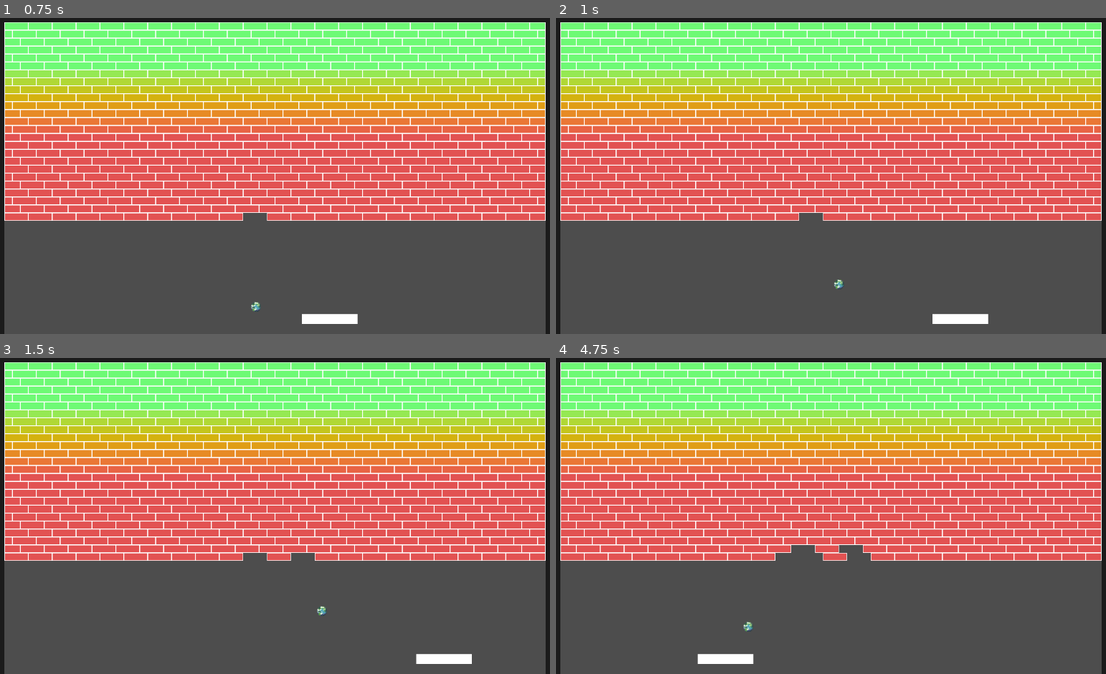
Above: before the commit, frames 1-4 (two rows, left to right).
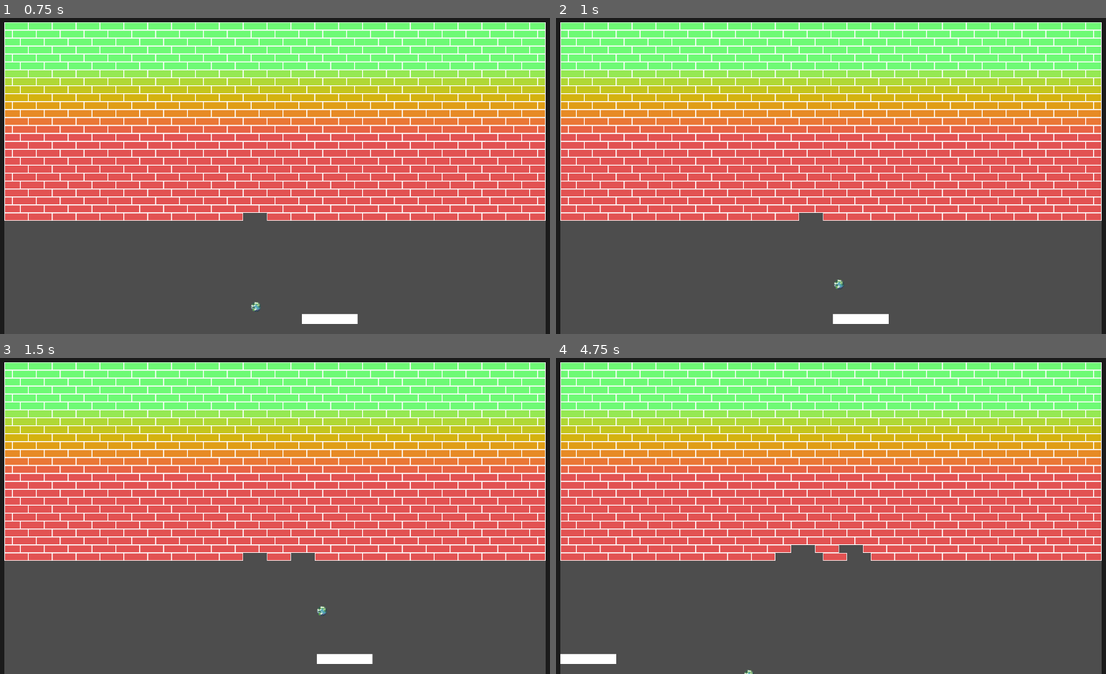
Above: after the commit, the same moments.

Repository: crhexa/breakout-bot
Game: Godot game, scene res://game/world.tscn
The game is run twice, just before and just after one commit, with the same random seed, the same clock (stepped at 60 frames per second) and the same inputs.
Inputs:
- Up to frame 1 (0.75 s): hold Right (move_right) from 0.53 s (still down)
- Up to frame 2 (1 s): keep holding Right (move_right)
- Up to frame 3 (1.5 s): release Right (move_right) at 1.28 s; hold Left (move_left) from 1.28 s (still down)
- Up to frame 4 (4.75 s): release Left (move_left) at 2.03 s; hold Right (move_right) 2.03-3.53 s; hold Left (move_left) from 3.53 s (still down)

Frame 1 is identical in both runs. In frame 2, 0.6% of the frame differs, in the area x 50-79%, y 93-97%; in frame 3, 0.6%; in frame 4, 0.7%, in the area x 0-36%, y 83-100%.

Commit message:
Added paddle reposition on game restart

Diff:
--- a/game/world.gd
+++ b/game/world.gd
@@ -2,6 +2,8 @@
 
 @onready var kill_area = $Environment/Walls/South
 @onready var environment = $Environment
+@onready var paddle = $Environment/Paddle
+@onready var paddle_start = $Environment/PaddleMarker
 @onready var label = $Interface/Points
 
 @export var ball_start = Vector2(566, 580)
@@ -45,6 +47,7 @@
 	ball = ball_pscn.instantiate()
 	environment.call_deferred("add_child", ball)
 	ball.initialize(ball_start, kill_area.get_rid())
+	paddle.call_deferred("set_position", paddle_start.position)
 
 
 func score():
--- a/game/world.tscn
+++ b/game/world.tscn
@@ -13,6 +13,10 @@
 
 [node name="Paddle" parent="Environment" instance=ExtResource("1_oi82f")]
 position = Vector2(520, 608)
+
+[node name="PaddleMarker" type="Marker2D" parent="Environment"]
+position = Vector2(520, 608)
+metadata/_edit_lock_ = true
 
 [node name="Walls" type="Node2D" parent="Environment"]
 metadata/_edit_lock_ = true
